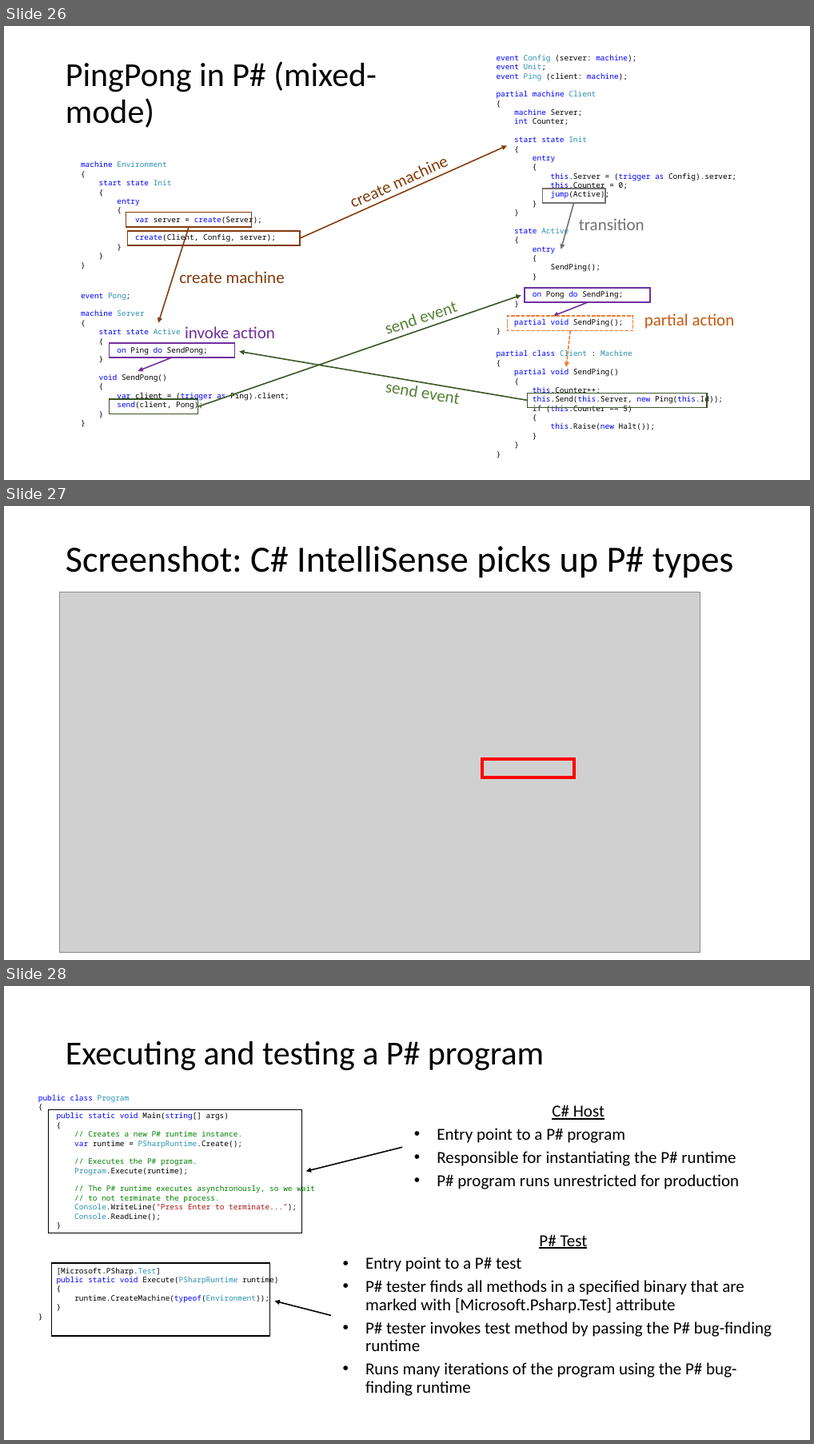
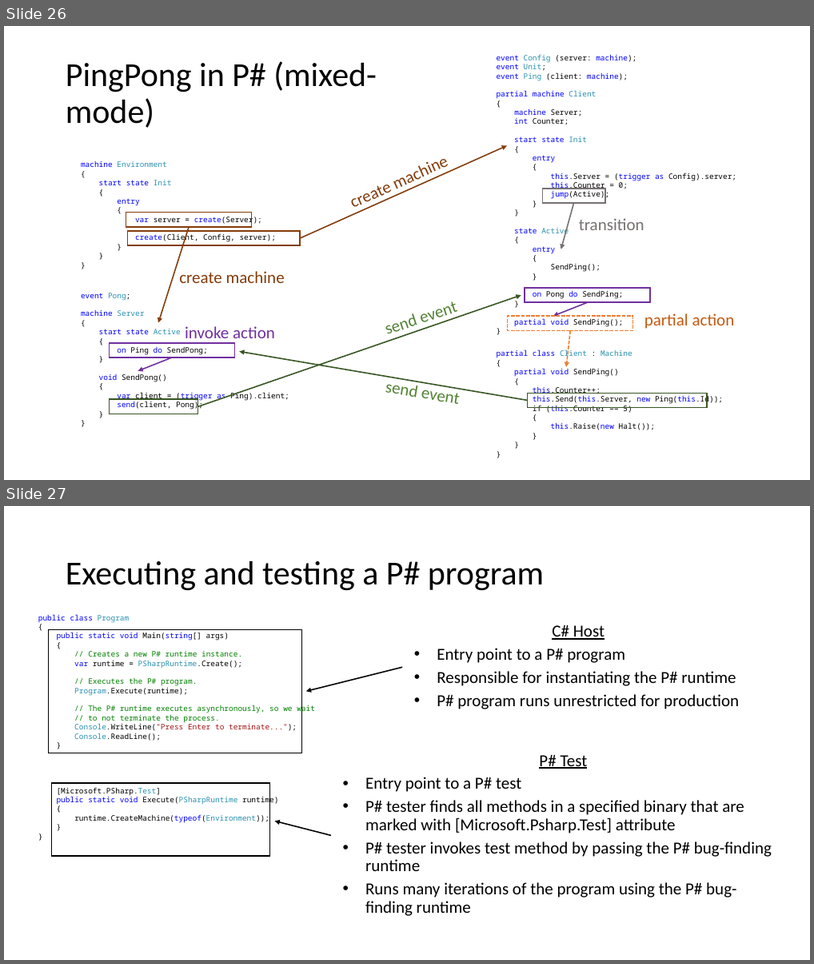
Before and after one commit to p-org/P, a slide deck: RVTutorial/P-tutorial-Part-1.pptx. Shown one above the other, each under a label of ours: slides 26, 27 and 28 before the commit, slides 26 and 27 after it. The pictures are 814x1444 and 814x964 pixels, drawn with LibreOffice and Linux fonts; fonts in the diff are those of the drawing; grey boxes stand for pictures. Boxes give left, top, right and bottom in pixels: in the first picture for what was removed or moved away, otherwise in the second. Text is boxed around its words. In the diff, an @@ line names an element or a change of style, - is before the commit and + after.

```diff
--- a/RVTutorial/P-tutorial-Part-1.pptx
+++ b/RVTutorial/P-tutorial-Part-1.pptx
@@ slide 27 removed at (4,506,810,960), background #FFFFFF @@
@@ title removed at (66,546,734,578) @@
-Screenshot: C# IntelliSense picks up P# types
@@ picture removed at (60,592,701,952) @@
@@ rectangle removed at (482,759,574,778) @@
@@ what was slide 28 is now slide 27 @@
```
Also in this commit, not shown: 1 slide changed, 3 other slides removed, 1 other file.
